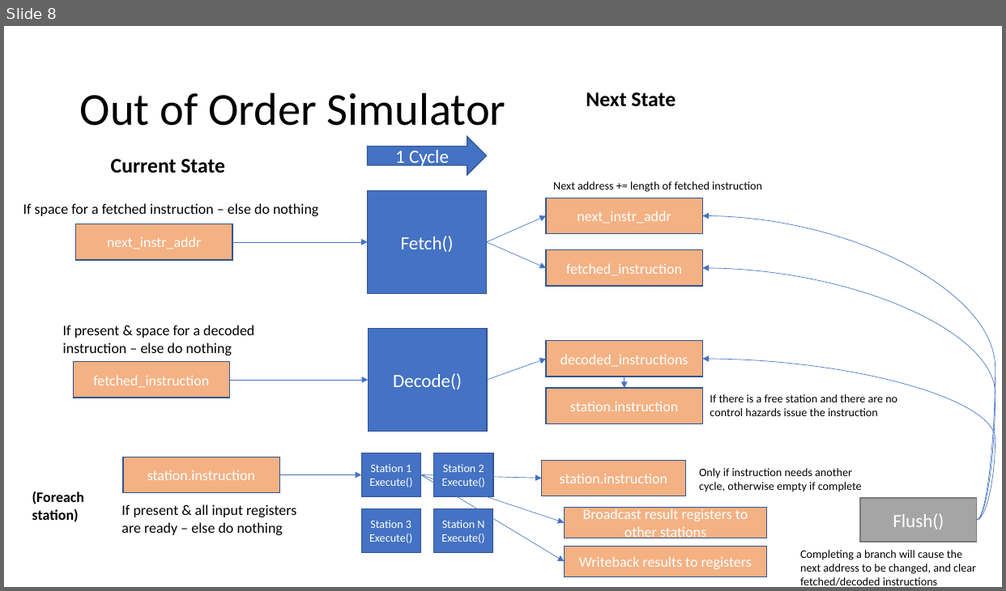
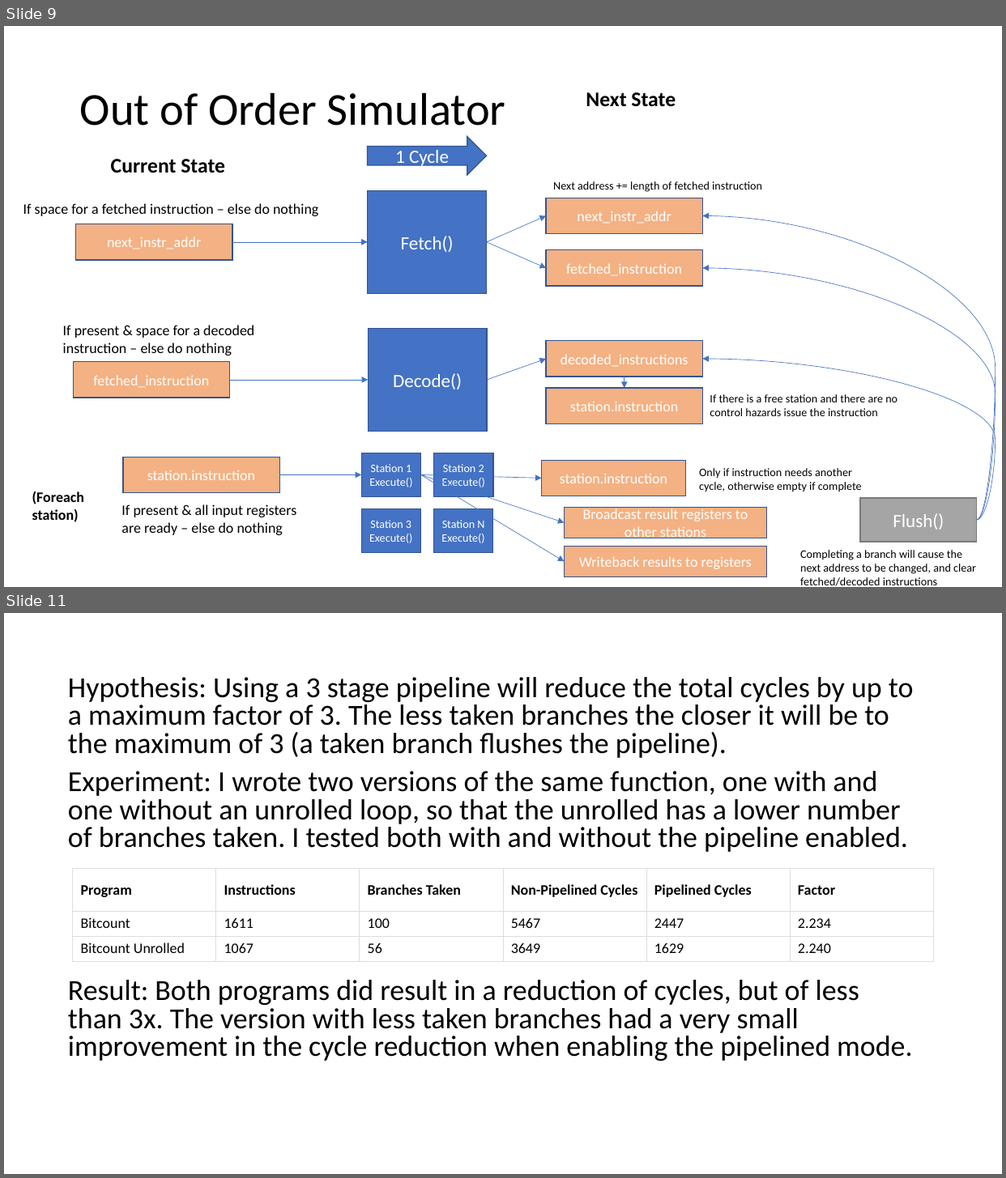
Before and after one commit to jacob-pro/processor-simulator, a slide deck: slides.pptx. Shown one above the other, each under a label of ours: slide 8 before the commit, slides 9 and 11 after it; the slides between them are not shown. The pictures are 1006x591 and 1006x1178 pixels, drawn with LibreOffice and Linux fonts; fonts in the diff are those of the drawing. Boxes give left, top, right and bottom in pixels: in the first picture for what was removed or moved away, otherwise in the second. Text is boxed around its words. In the diff, an @@ line names an element or a change of style, - is before the commit and + after.

Commit message:
experiment 1

```diff
--- a/slides.pptx
+++ b/slides.pptx
@@ slide 11 added at bbox=[4, 613, 1002, 1174], background #FFFFFF @@
@@ text added at bbox=[68, 677, 914, 1061], 28 pt, text #000000 @@
+Hypothesis: Using a 3 stage pipeline will reduce the total cycles by up to a maximum factor of 3. The less taken branches the closer it will be to the maximum of 3 (a taken branch flushes the pipeline).
+Experiment: I wrote two versions of the same function, one with and one without an unrolled loop, so that the unrolled has a lower number of branches taken. I tested both with and without the pipeline enabled.
+Result: Both programs did result in a reduction of cycles, but of less than 3x. The version with less taken branches had a very small improvement in the cycle reduction when enabling the pipelined mode.
@@ table added at bbox=[73, 869, 936, 962], 3 rows, 6 columns @@
+Program | Instructions | Branches Taken | Non-Pipelined Cycles | Pipelined Cycles | Factor
+Bitcount | 1611 | 100 | 5467 | 2447 | 2.234
+Bitcount Unrolled | 1067 | 56 | 3649 | 1629 | 2.240
@@ what was slide 8 is now slide 9 @@
```
Also in this commit, not shown: 1 other slide added, 1 slide removed, 3 other files.
